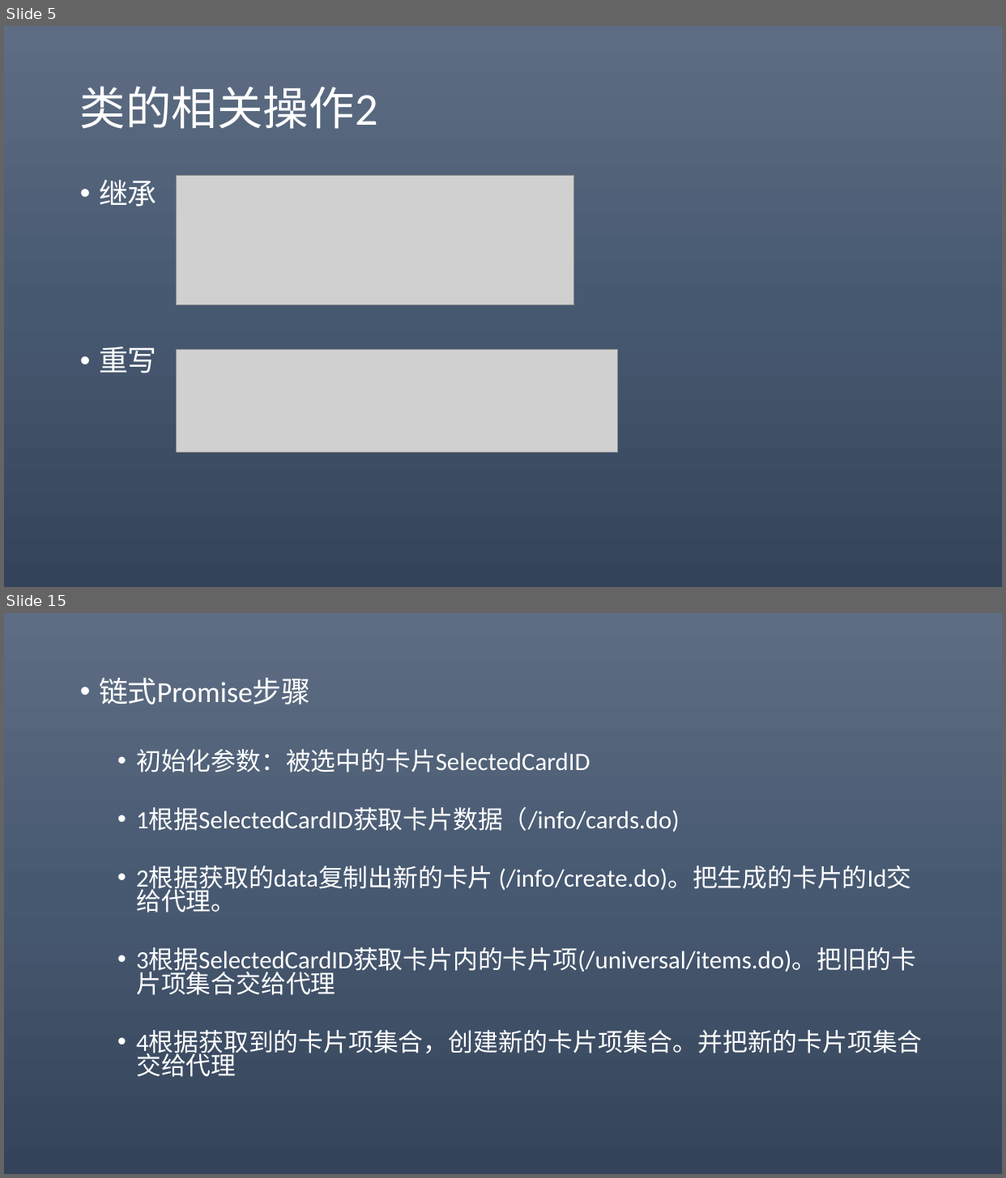
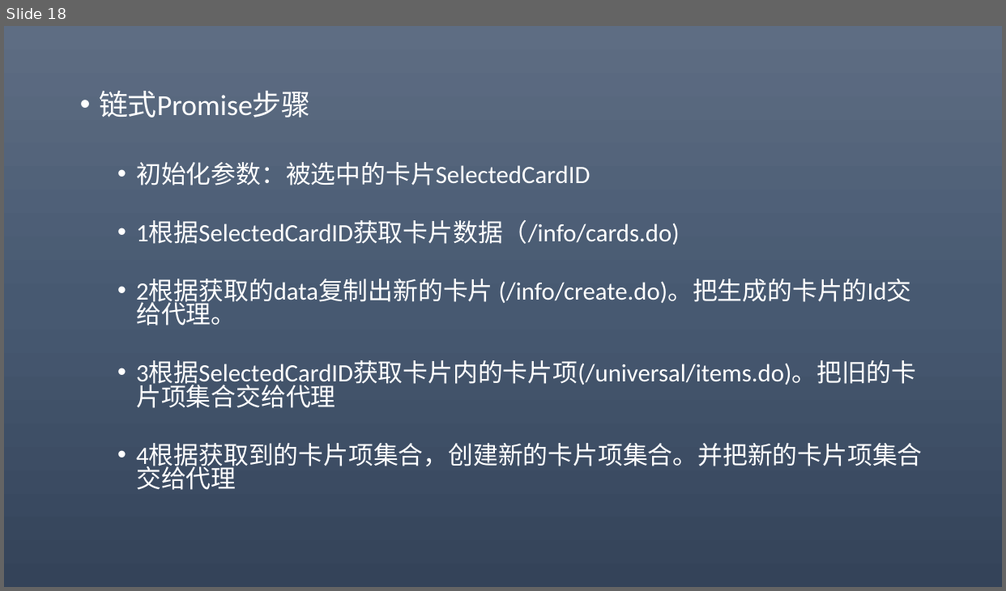
Before and after one commit to 369857519/AlgorithmPractise, a slide deck: eXT.pptx. Shown one above the other, each under a label of ours: slides 5 and 15 before the commit, slide 18 after it; the slides between them are not shown. The pictures are 1006x1178 and 1006x591 pixels, drawn with LibreOffice and Linux fonts; fonts in the diff are those of the drawing; grey boxes stand for pictures. Boxes give left, top, right and bottom in pixels: in the first picture for what was removed or moved away, otherwise in the second. Text is boxed around its words. In the diff, an @@ line names an element or a change of style, - is before the commit and + after.

```diff
--- a/eXT.pptx
+++ b/eXT.pptx
@@ slide 5 removed at bbox=[4, 26, 1002, 587], background gradient #5E6D85 to #495A73 to #35445A @@
@@ title removed at bbox=[80, 86, 378, 129] @@
-类的相关操作2
@@ text removed at bbox=[99, 180, 157, 373] @@
-• 继承
-• 重写
@@ picture removed at bbox=[177, 176, 574, 306] @@
@@ picture removed at bbox=[177, 349, 618, 453] @@
@@ what was slide 15 is now slide 18 @@
```
Also in this commit, not shown: 7 slides changed, 14 slides added, 10 other slides removed, 10 other files.
